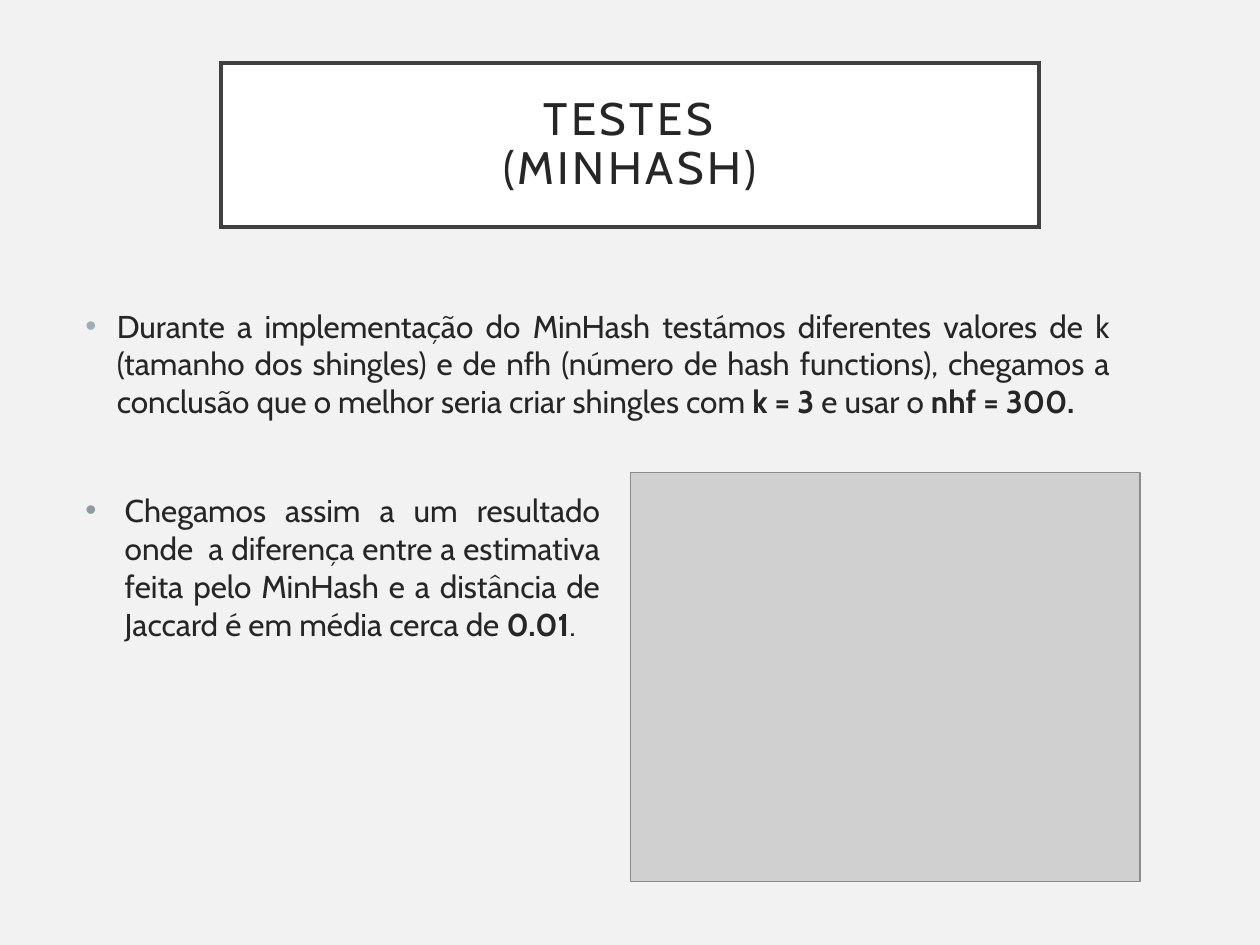
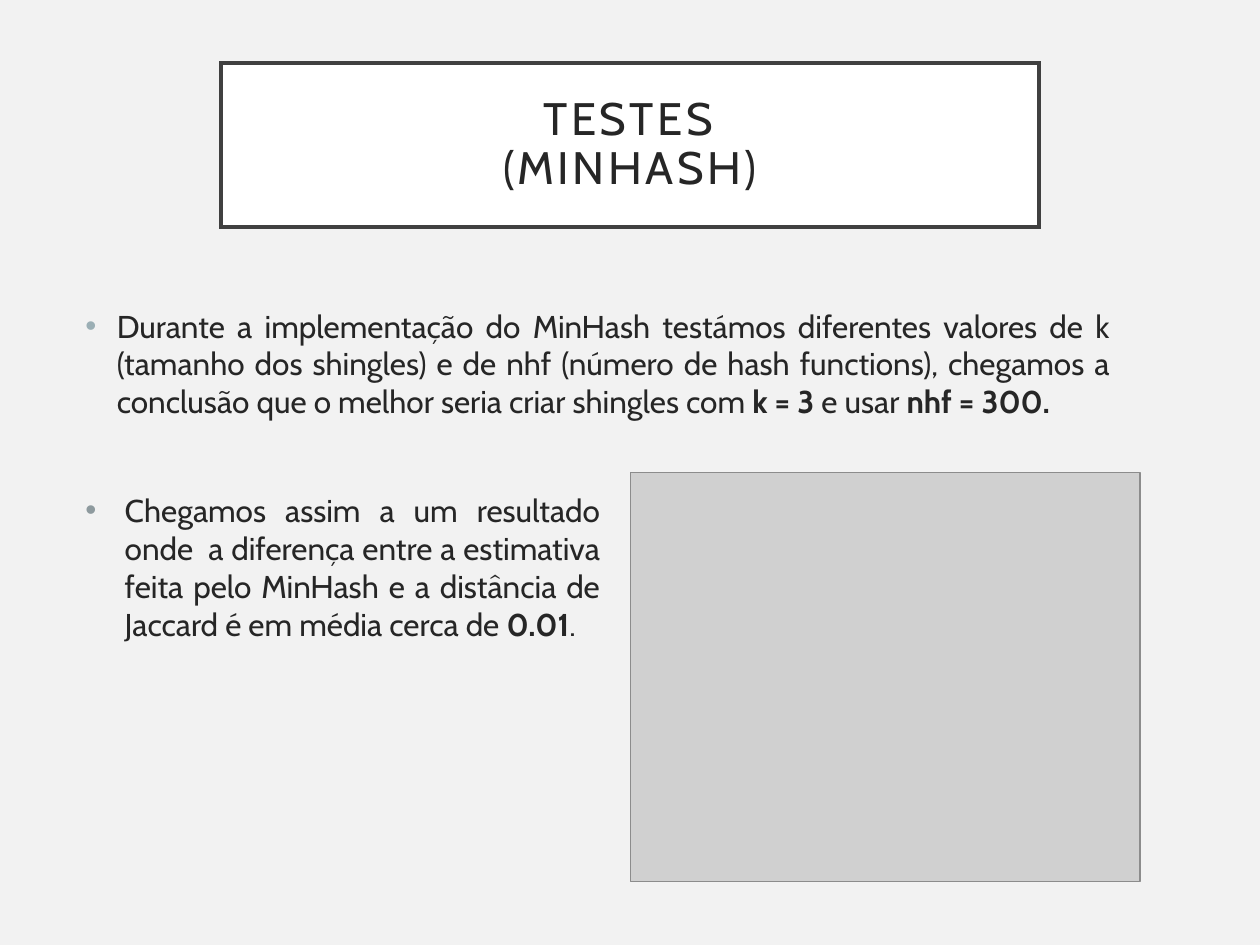
Before and after one commit to diogoh-11/Projeto_MPEI, a slide deck: slide 12 of Apresentação_MPEI.pptx. Drawn at 1260x945 pixels with LibreOffice and Linux fonts; fonts in the diff are those of the drawing; grey boxes stand for pictures. Boxes give left, top, right and bottom in pixels: in the first picture for what was removed or moved away, otherwise in the second. Text is boxed around its words. In the diff, an @@ line names an element or a change of style, - is before the commit and + after.

```diff
--- a/Apresentação_MPEI.pptx
+++ b/Apresentação_MPEI.pptx
@@ text at [117,314,1109,420]: text changed @@
-• Durante a implementação do MinHash testámos diferentes valores de k (tamanho dos shingles) e de nfh (número de hash functions), chegamos a conclusão que o melhor seria criar shingles com k = 3 e usar o nhf = 300.
+• Durante a implementação do MinHash testámos diferentes valores de k (tamanho dos shingles) e de nhf (número de hash functions), chegamos a conclusão que o melhor seria criar shingles com k = 3 e usar nhf = 300.
```
Also in this commit, not shown: 1 other slide changed.
